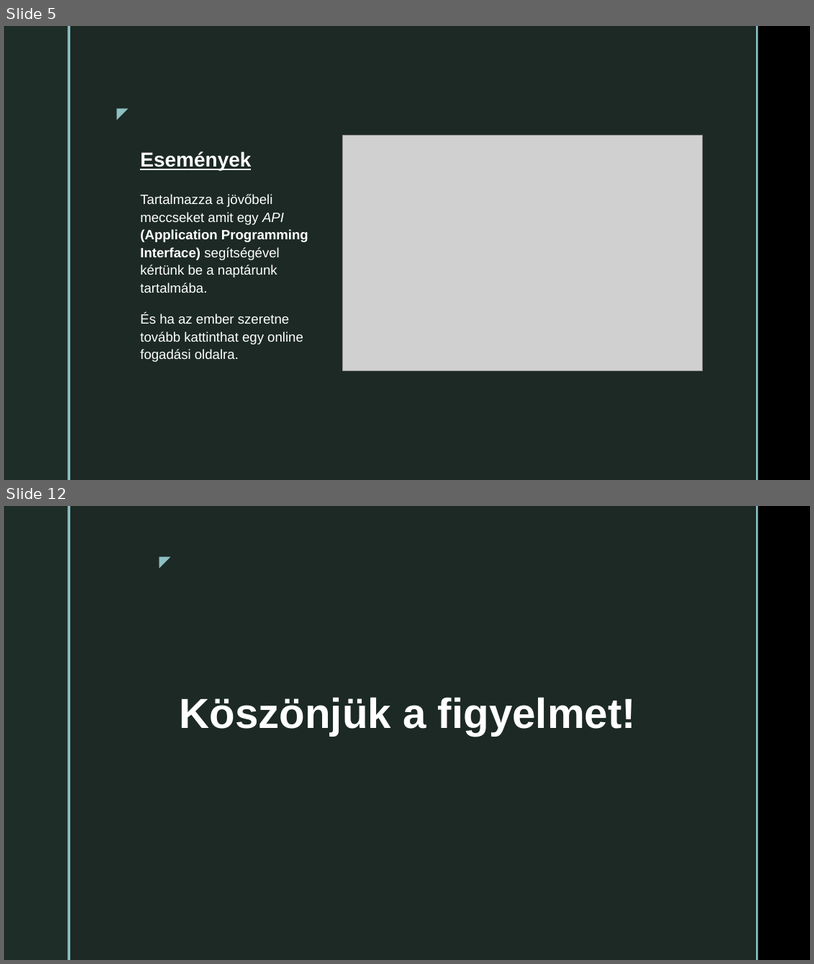
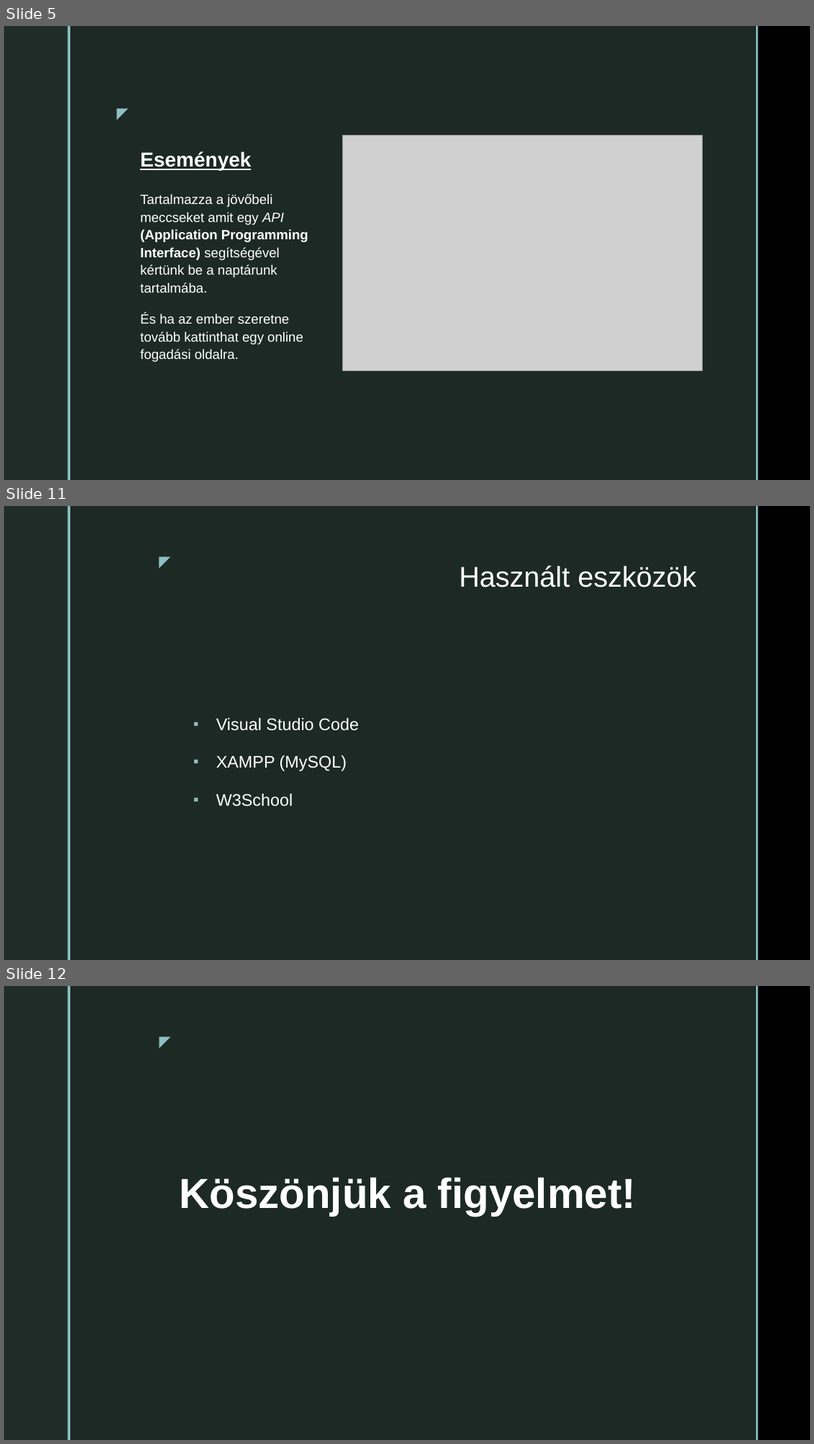
Before and after one commit to TaicsMrt/Vizsgafeladat, a slide deck: Vizsga.pptx. Shown one above the other, each under a label of ours: slides 5 and 12 before the commit, slides 5, 11 and 12 after it; the slides between them are not shown. The pictures are 814x964 and 814x1444 pixels, drawn with LibreOffice and Linux fonts; fonts in the diff are those of the drawing; grey boxes stand for pictures; background and template pictures are left out. Boxes give left, top, right and bottom in pixels: in the first picture for what was removed or moved away, otherwise in the second. Text is boxed around its words. In the diff, an @@ line names an element or a change of style, - is before the commit and + after.

```diff
--- a/Vizsga.pptx
+++ b/Vizsga.pptx
@@ slide 11 added at (x1=4, y1=506, x2=810, y2=960), background picture (left out); not listed: 5 template elements that a slide beside it also shows @@
@@ title added at (x1=459, y1=565, x2=697, y2=587), 34 pt, text #FFFFFF @@
+Használt eszközök
@@ text added at (x1=216, y1=718, x2=359, y2=806), 20 pt, text #FFFFFF @@
+▪ Visual Studio Code
+▪ XAMPP (MySQL)
+▪ W3School
```
Also in this commit, not shown: 1 slide changed, 4 other slides added, 5 slides removed.
